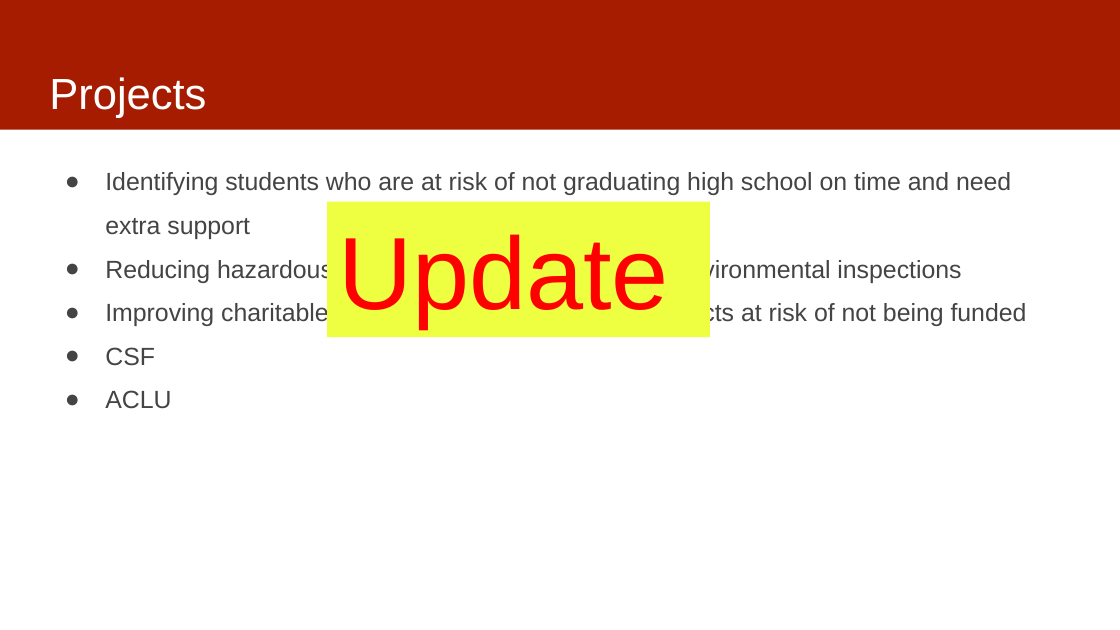
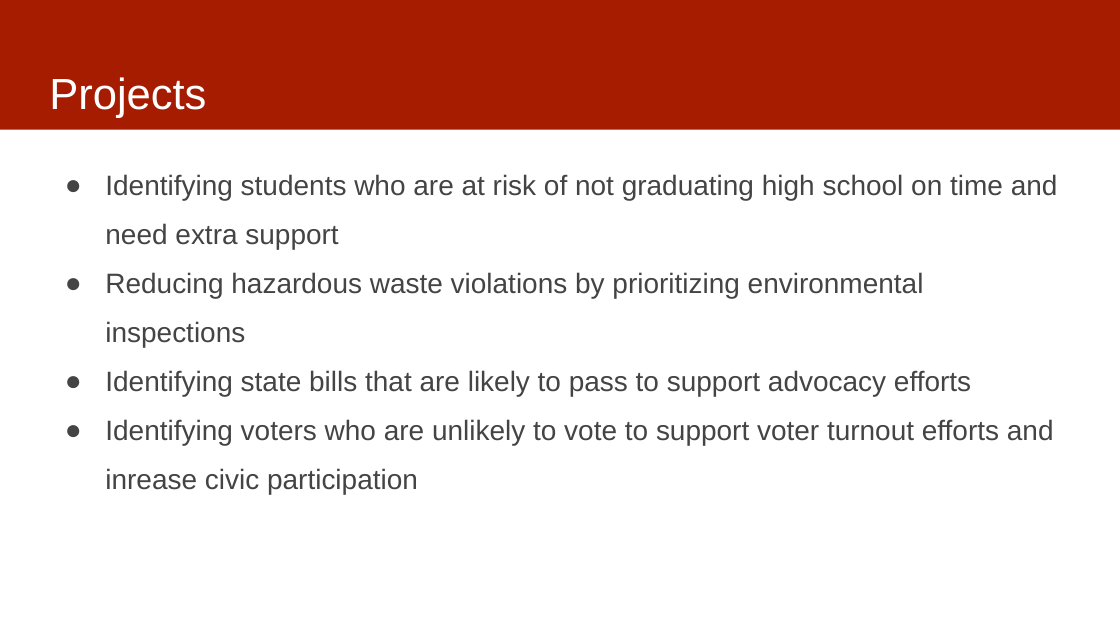
Before and after one commit to dssg/mlforpublicpolicylab, a slide deck: slide 14 of 01 - Intro and Scoping/ClassOverview.pptx (slide 15 before the commit). Drawn at 1120x630 pixels with LibreOffice and Linux fonts; fonts in the diff are those of the drawing. Boxes give left, top, right and bottom in pixels: in the first picture for what was removed or moved away, otherwise in the second. Text is boxed around its words. In the diff, an @@ line names an element or a change of style, - is before the commit and + after.

```diff
--- a/01 - Intro and Scoping/ClassOverview.pptx
+++ b/01 - Intro and Scoping/ClassOverview.pptx
@@ text at (105,174,1058,348): size 16 to 18 pt in "Identifying students who are at risk of ...", "Reducing hazardous waste violations by prioritizing environm ..." @@
@@ rectangle removed at (327,202,710,337) @@
-Update
@@ text at (105,370,1054,495): text changed; size 16 to 18 pt @@
-● Improving charitable donation asks by identifying projects at risk of not being funded
-● CSF
-● ACLU
+● Identifying state bills that are likely to pass to support advocacy efforts
+● Identifying voters who are unlikely to vote to support voter turnout efforts and inrease civic participation
```
Also in this commit, not shown: 7 other slides changed, 1 slide removed.
